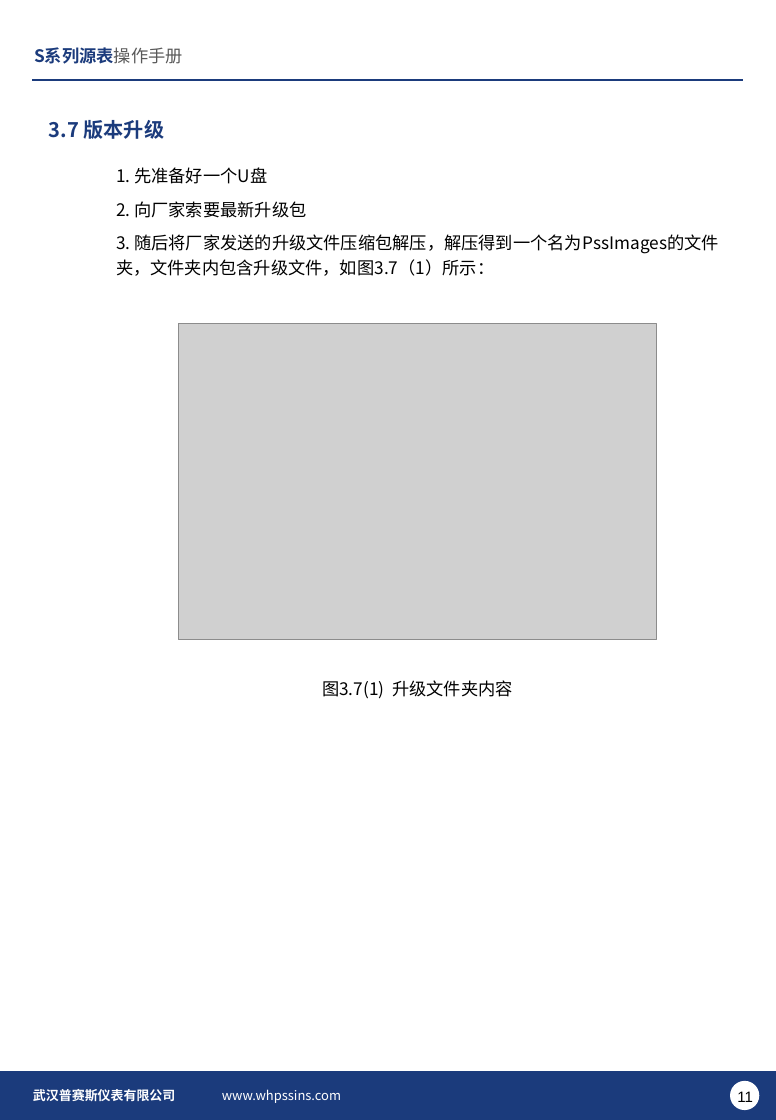
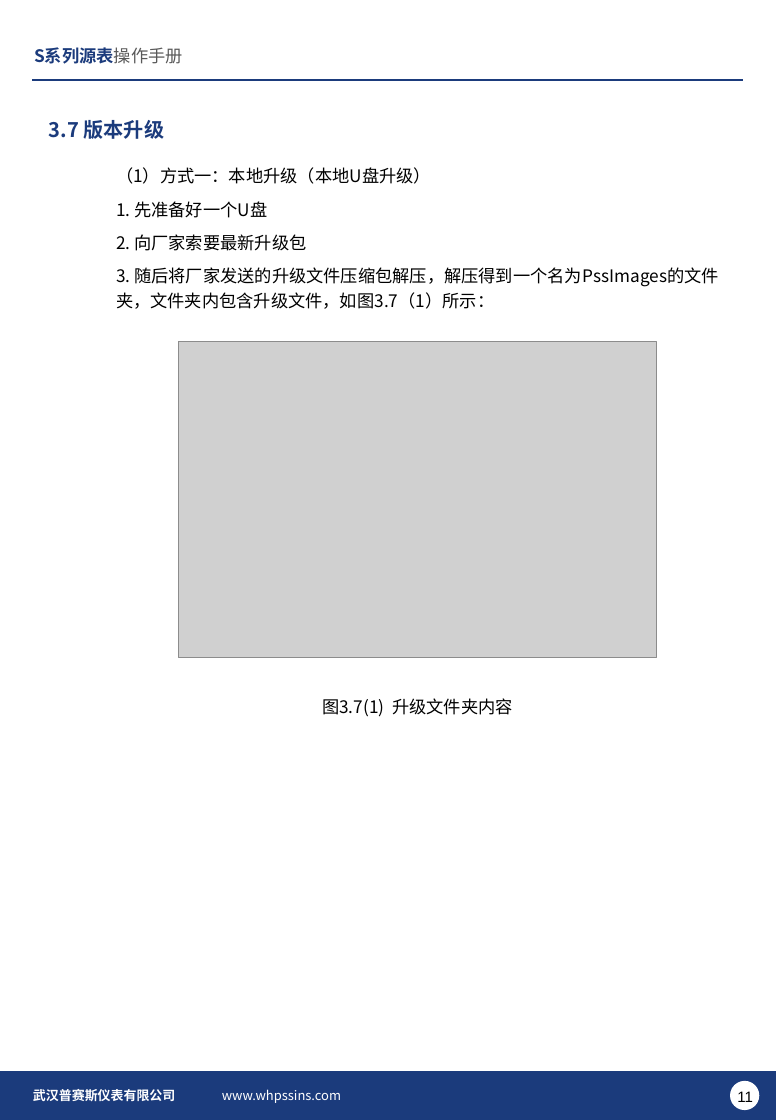
Before and after one commit to PathZW/Pss, a slide deck: slide 11 of 产品手册/Sx00/S系列源表操作手册v1.2.0.pptx. Drawn at 776x1120 pixels with LibreOffice and Linux fonts; fonts in the diff are those of the drawing; grey boxes stand for pictures; background and template pictures are left out. Boxes give left, top, right and bottom in pixels: in the first picture for what was removed or moved away, otherwise in the second. Text is boxed around its words. In the diff, an @@ line names an element or a change of style, - is before the commit and + after.

```diff
--- a/产品手册/Sx00/S系列源表操作手册v1.2.0.pptx
+++ b/产品手册/Sx00/S系列源表操作手册v1.2.0.pptx
@@ text at <box>116,167,431,184</box>: paragraph added @@
+（1）方式一：本地升级（本地U盘升级）
@@ picture: place and size @@
-picture at <box>178,324,656,639</box>
+picture at <box>178,342,656,658</box>
@@ text "图3.7(1) 升级文件夹内容": place and size @@
-text "图3.7(1) 升级文件夹内容" at <box>322,680,513,699</box>
+text "图3.7(1) 升级文件夹内容" at <box>322,698,513,717</box>
```
Also in this commit, not shown: 1 other slide changed, 1 slide added.
